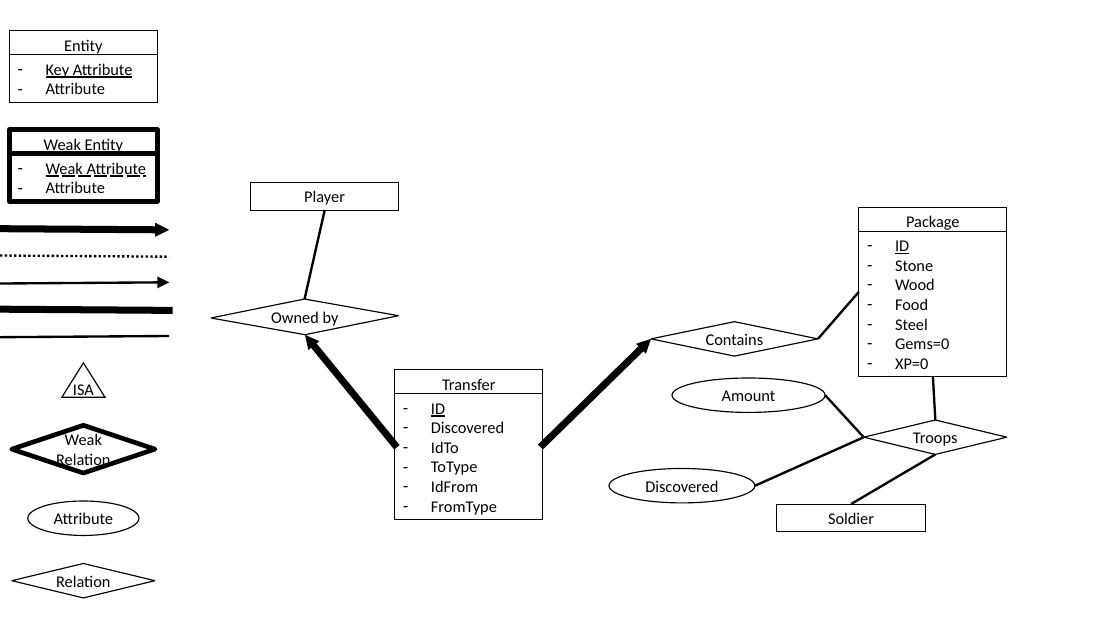
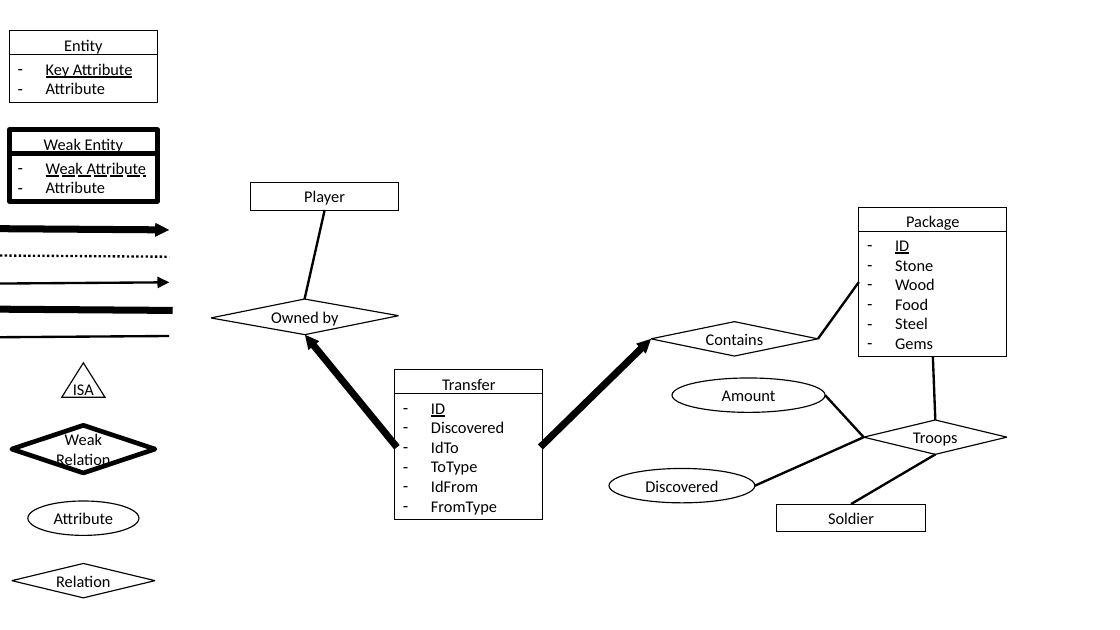
Before and after one commit to JeCheeseSmith/Clash-of-ppdb-s, a slide deck: slide 3 of documentation/database/ER-Diagram.pptx. Drawn at 1120x630 pixels with LibreOffice and Linux fonts; fonts in the diff are those of the drawing; background and template pictures are left out. Boxes give left, top, right and bottom in pixels: in the first picture for what was removed or moved away, otherwise in the second. Text is boxed around its words. In the diff, an @@ line names an element or a change of style, - is before the commit and + after.

Commit message:
cleanup & gems are now properly linked to a package instead of player, xp is now properly linked to a player and not to a package

```diff
--- a/documentation/database/ER-Diagram.pptx
+++ b/documentation/database/ER-Diagram.pptx
@@ rectangle "ID": place and size @@
-rectangle "ID" at [859,231,1007,376]
+rectangle "ID" at [859,231,1007,357]
@@ rectangle removed at [859,231,1007,357] @@
-– ID
-– Stone
-– Wood
-– Food
-– Gems
-– XP
@@ line moved from (859, 292) - (818, 339) to (859, 282) - (818, 339) @@
@@ text in rectangle at [895,338,933,349]: text changed @@
-– Gems=0
-– XP=0
+– Gems
@@ line moved from (933, 376) - (936, 420) to (933, 357) - (936, 420) @@
```
Also in this commit, not shown: 2 other slides changed, 14 other files.
